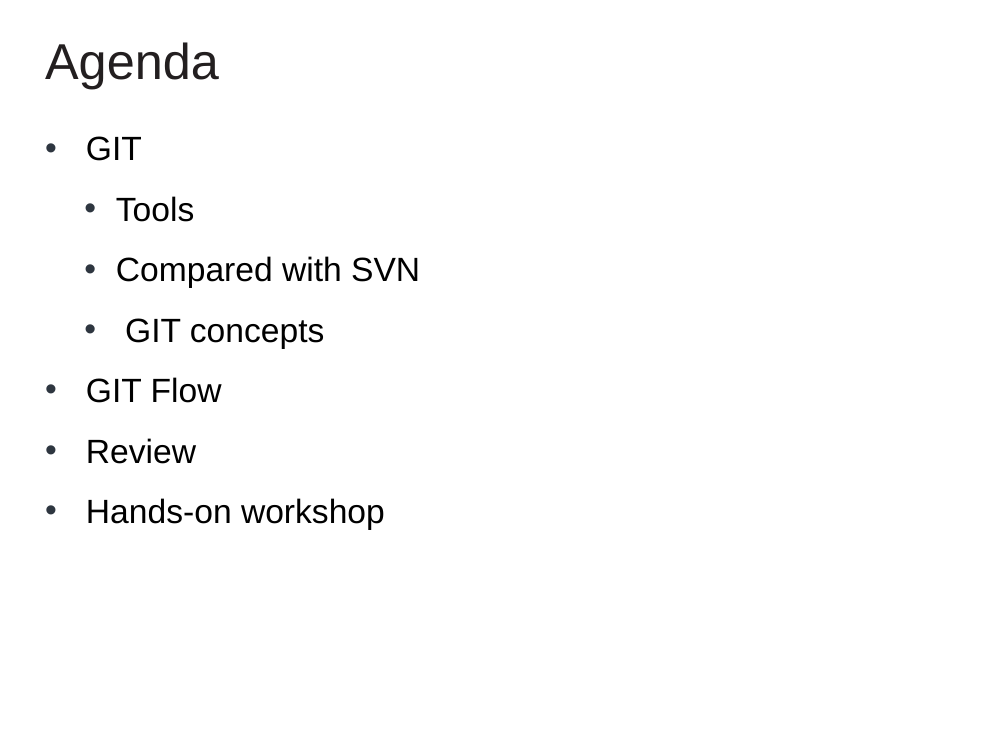
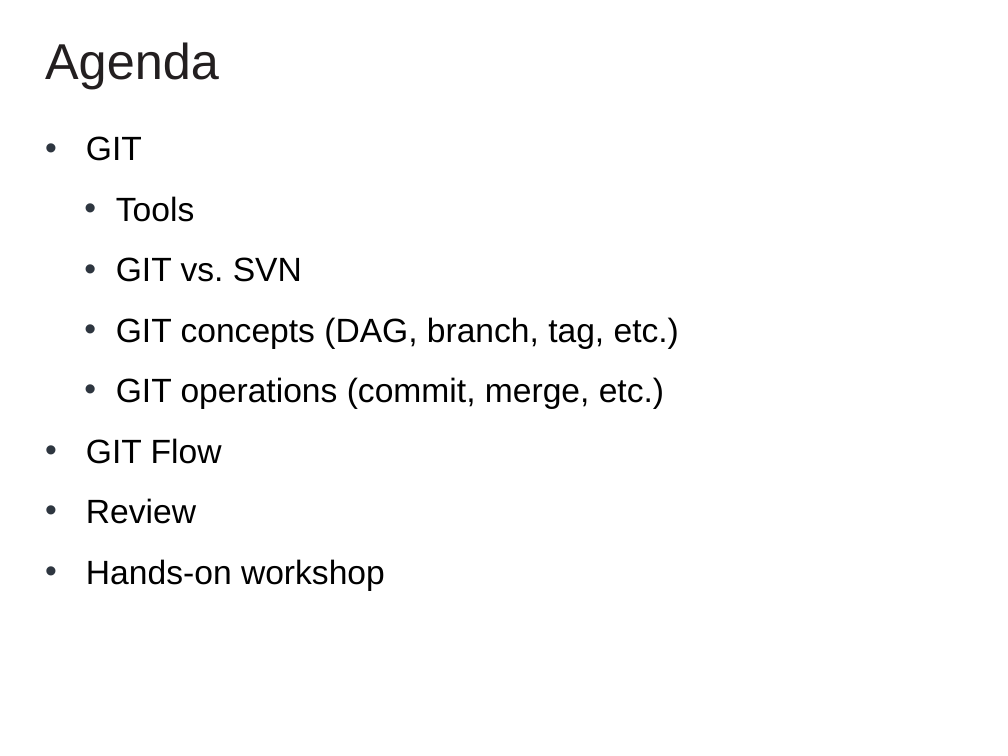
Before and after one commit to cvmocanu/git-presentation, a slide deck: slide 2 of GIT Presentation.pptx. Drawn at 1008x756 pixels with LibreOffice and Linux fonts; fonts in the diff are those of the drawing; background and template pictures are left out. Boxes give left, top, right and bottom in pixels: in the first picture for what was removed or moved away, otherwise in the second. Text is boxed around its words. In the diff, an @@ line names an element or a change of style, - is before the commit and + after.

```diff
--- a/GIT Presentation.pptx
+++ b/GIT Presentation.pptx
@@ text at bbox=[116, 257, 679, 409]: text changed @@
-          • Compared with SVN
-          • GIT concepts
+          • GIT vs. SVN
+          • GIT concepts (DAG, branch, tag, etc.)
+          • GIT operations (commit, merge, etc.)
```
Also in this commit, not shown: 8 slides added, 2 slides removed, 17 other files.
